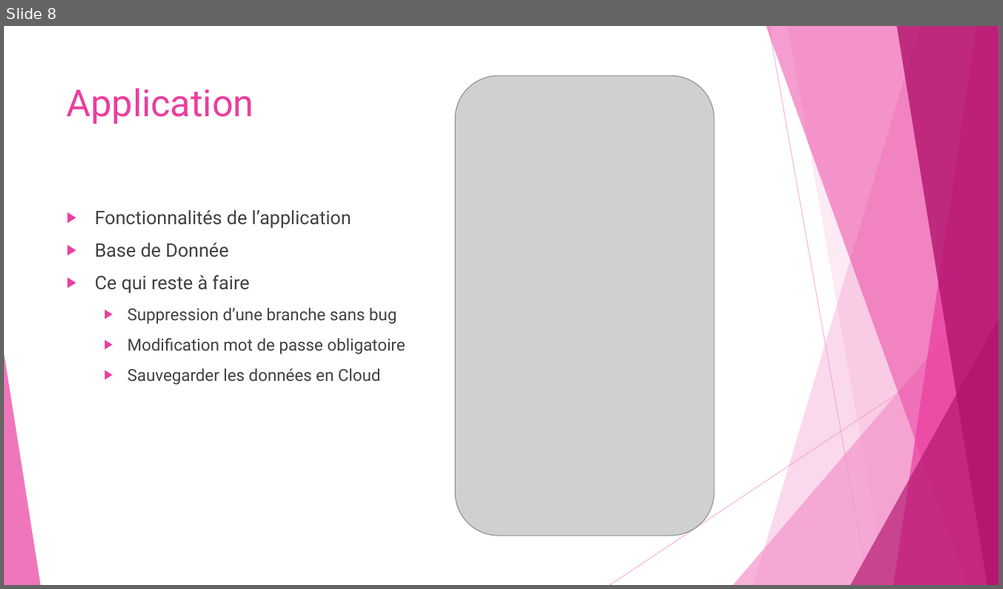
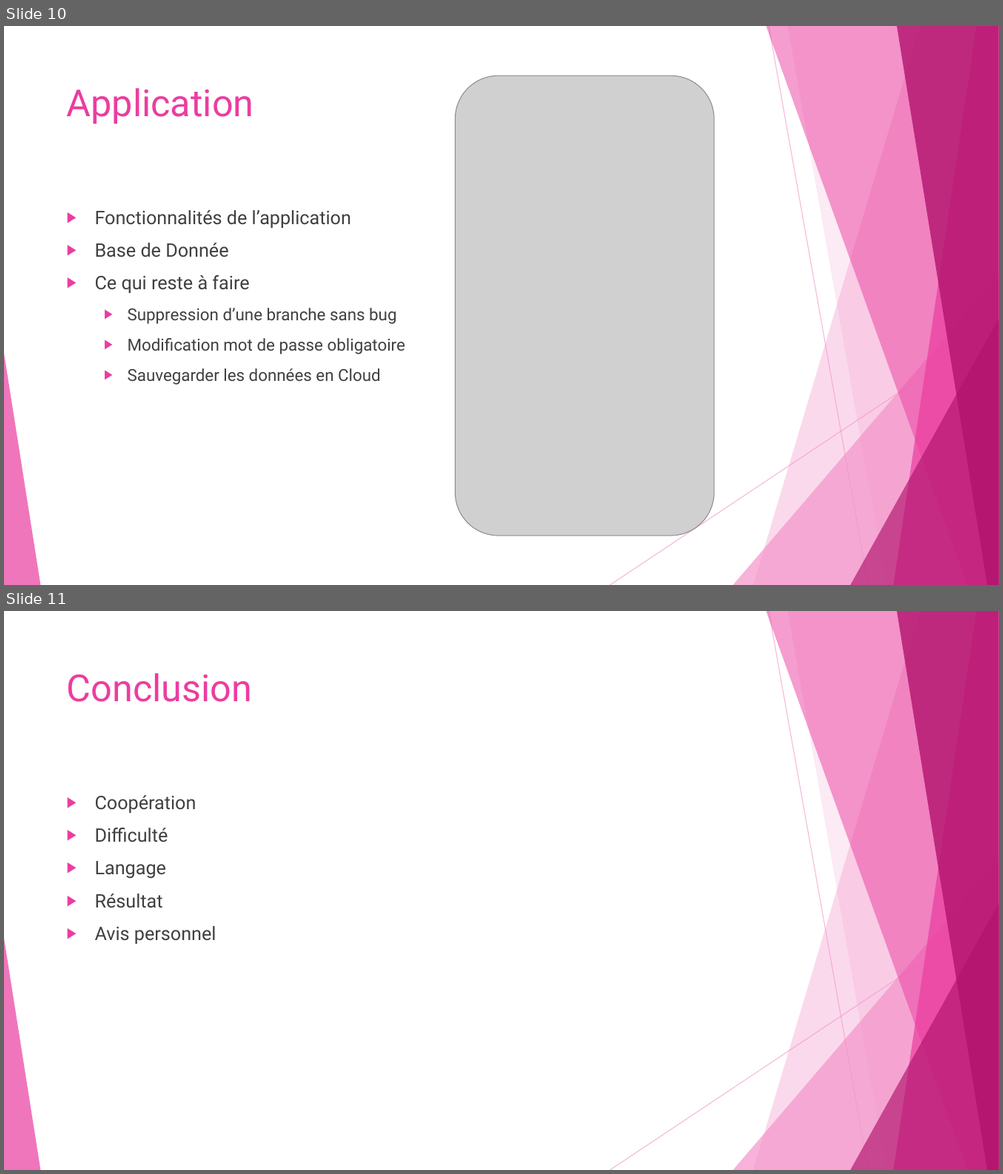
Before and after one commit to Wayne121/AGS-GPT-DemoMot, a slide deck: POWER ..pptx. Shown one above the other, each under a label of ours: slide 8 before the commit, slides 10 and 11 after it. The pictures are 1003x589 and 1003x1174 pixels, drawn with LibreOffice and Linux fonts; fonts in the diff are those of the drawing; grey boxes stand for pictures. Boxes give left, top, right and bottom in pixels: in the first picture for what was removed or moved away, otherwise in the second. Text is boxed around its words. In the diff, an @@ line names an element or a change of style, - is before the commit and + after.

```diff
--- a/POWER ..pptx
+++ b/POWER ..pptx
@@ slide 11 added at (x1=4, y1=611, x2=999, y2=1170), background #FFFFFF; not listed: 10 template elements that a slide beside it also shows @@
@@ title added at (x1=67, y1=673, x2=252, y2=702), 36 pt, text #EB3D9F @@
+Conclusion
@@ text added at (x1=95, y1=795, x2=216, y2=944), 18 pt, text #404040 @@
+▶ Coopération
+▶ Difficulté
+▶ Langage
+▶ Résultat
+▶ Avis personnel
@@ what was slide 8 is now slide 10 @@
```
Also in this commit, not shown: 1 slide changed, 2 other slides added, 1 slide removed.
